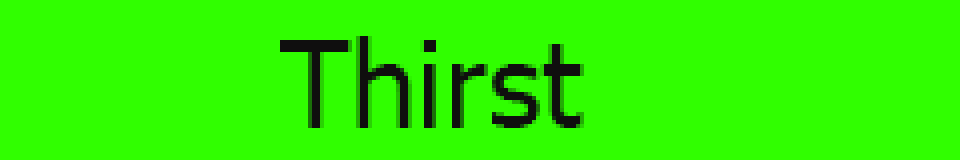
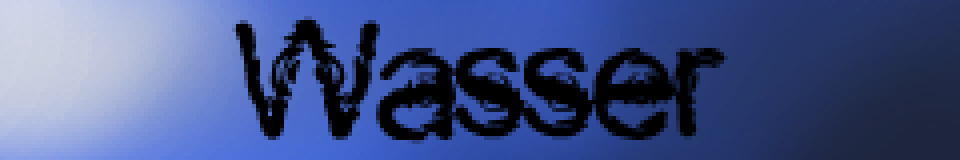
Layered file, before and after one edit (w=960, h=160). Changes by layer:
removed layer "Thirst" over [280, 36, 584, 128]
removed layer "Background" over [0, 0, 960, 160]
added layer "Layer 1" above "Layer 2" over [232, 16, 728, 144]
added layer "Layer 2" over [0, 0, 960, 160]
